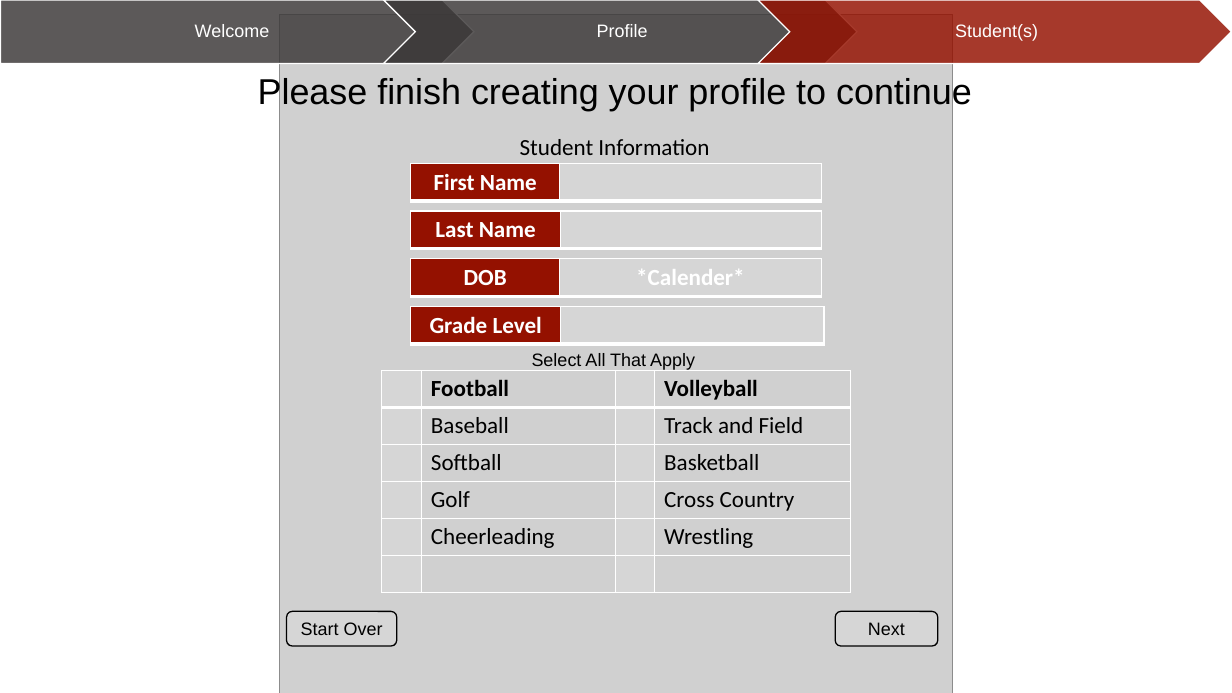
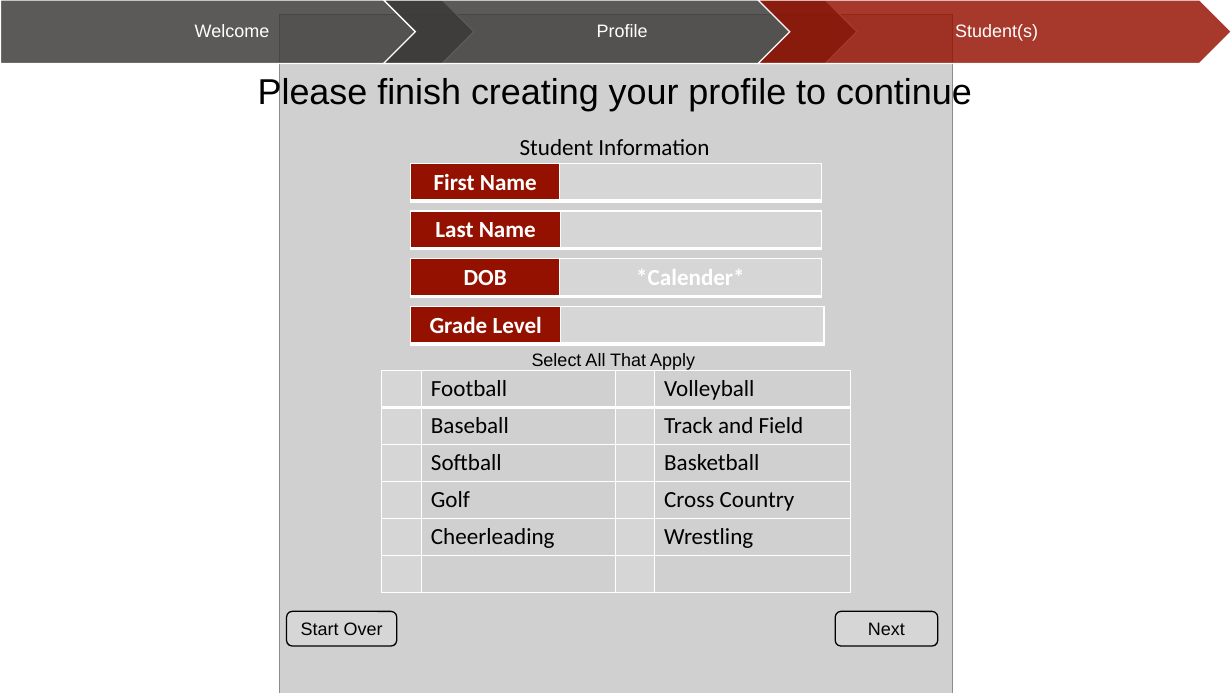
Before and after one commit to WVUP/2018_Fall, a slide deck: slide 8 of final/storyboard/dorr1/RoaneBooster.pptx. Drawn at 1232x693 pixels with LibreOffice and Linux fonts; fonts in the diff are those of the drawing; grey boxes stand for pictures. Boxes give left, top, right and bottom in pixels: in the first picture for what was removed or moved away, otherwise in the second. Text is boxed around its words. In the diff, an @@ line names an element or a change of style, - is before the commit and + after.

```diff
--- a/final/storyboard/dorr1/RoaneBooster.pptx
+++ b/final/storyboard/dorr1/RoaneBooster.pptx
@@ table at bbox=[382, 371, 851, 592] @@
@@ bold off in "Football", "Volleyball" @@
```
Also in this commit, not shown: 18 other files.
